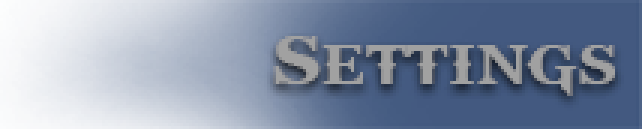
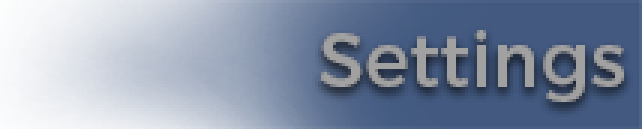
Layered file, before and after one edit (642 × 129). Changes by layer:
painted on "Settings" over (273, 30, 624, 102)
